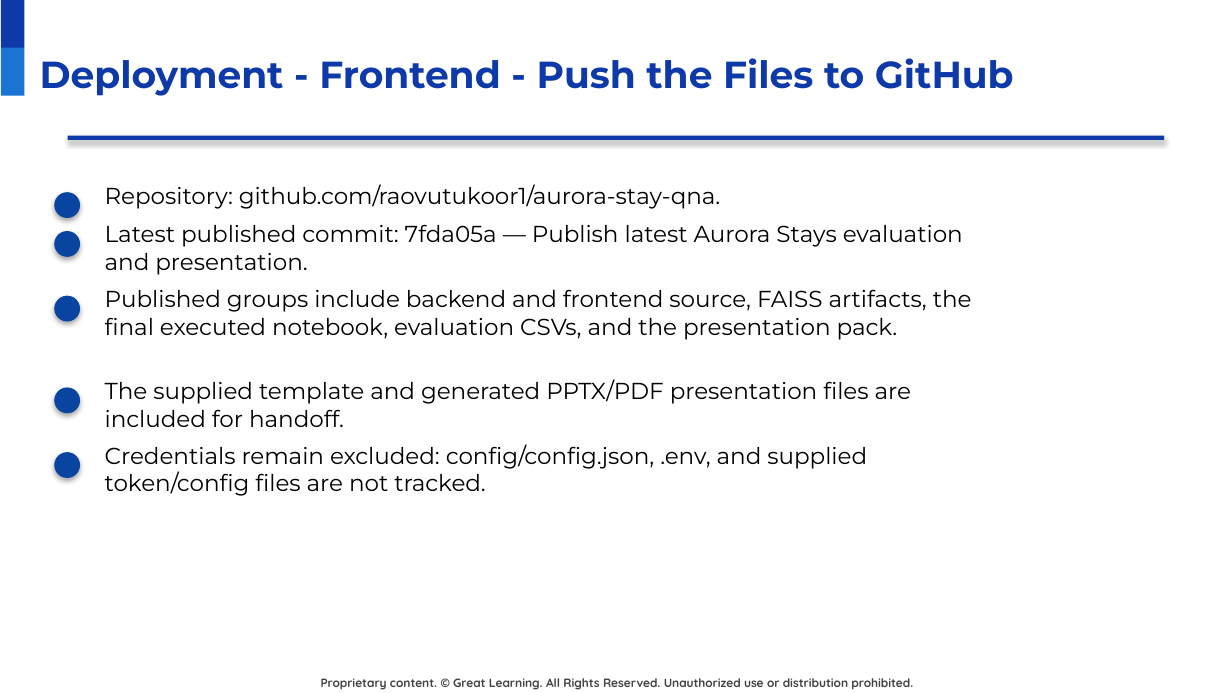
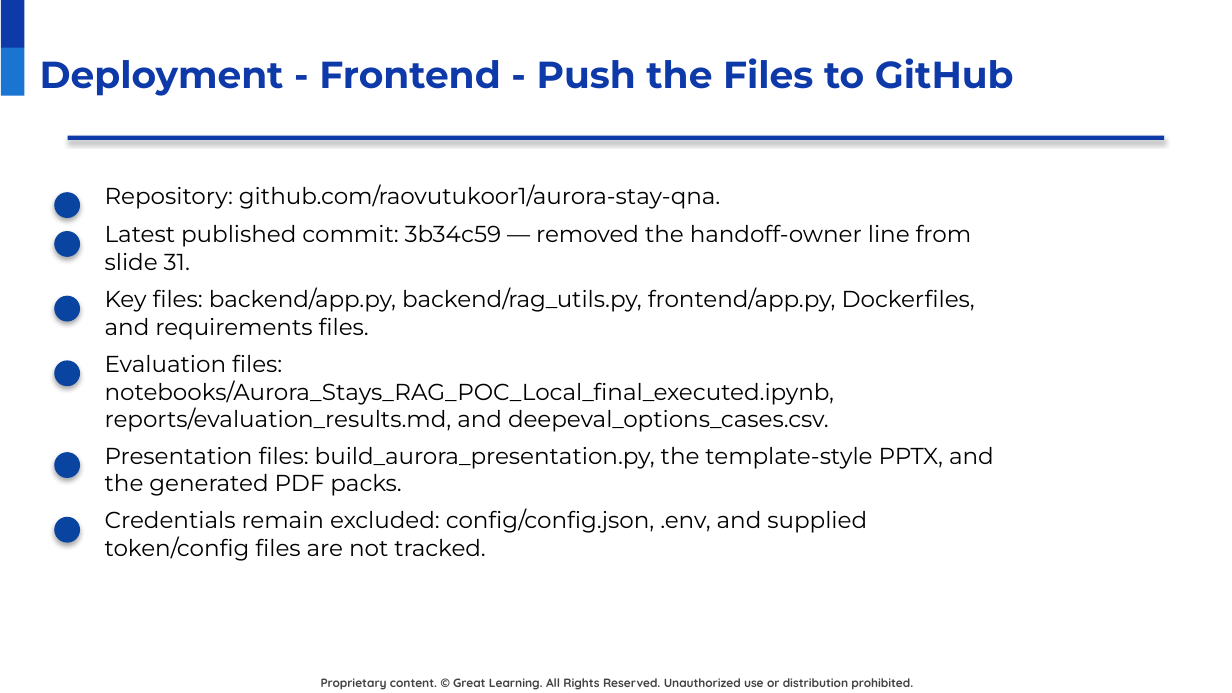
Before and after one commit to raovutukoor1/aurora-stay-qna, a slide deck: slide 26 of presentations/Aurora_Stays_RAG_Project_Presentation_Template_Style.pptx. Drawn at 1232x693 pixels with LibreOffice and Linux fonts; fonts in the diff are those of the drawing; background and template pictures are left out. Boxes give left, top, right and bottom in pixels: in the first picture for what was removed or moved away, otherwise in the second. Text is boxed around its words. In the diff, an @@ line names an element or a change of style, - is before the commit and + after.

```diff
--- a/presentations/Aurora_Stays_RAG_Project_Presentation_Template_Style.pptx
+++ b/presentations/Aurora_Stays_RAG_Project_Presentation_Template_Style.pptx
@@ text at [105,224,972,270]: text changed @@
-Latest published commit: 7fda05a — Publish latest Aurora Stays evaluation and presentation.
+Latest published commit: 3b34c59 — removed the handoff-owner line from slide 31.
@@ text at [105,287,975,340]: text changed @@
-Published groups include backend and frontend source, FAISS artifacts, the final executed notebook, evaluation CSVs, and the presentation pack.
+Key files: backend/app.py, backend/rag_utils.py, frontend/app.py, Dockerfiles, and requirements files.
@@ text at [105,354,834,432]: text changed @@
-The supplied template and generated PPTX/PDF presentation files are included for handoff.
+Evaluation files: notebooks/Aurora_Stays_RAG_POC_Local_final_executed.ipynb, reports/evaluation_results.md, and deepeval_options_cases.csv.
@@ ellipse: place and size @@
-ellipse at [54,388,80,414]
+ellipse at [54,360,80,386]
@@ text added at [105,446,994,496], 13.5 pt, text #000000 @@
+Presentation files: build_aurora_presentation.py, the template-style PPTX, and the generated PDF packs.
@@ text "Credentials remain excluded: config/config.json, .env, ...": place and size @@
-text "Credentials remain excluded: config/config.json, .env, ..." at [105,444,867,496]
+text "Credentials remain excluded: config/config.json, .env, ..." at [105,508,867,561]
@@ ellipse added at [54,517,80,543], fill #0944A1 @@
```
Also in this commit, not shown: 6 other slides changed, 1 slide added, 1 slide removed, 2 other files.
